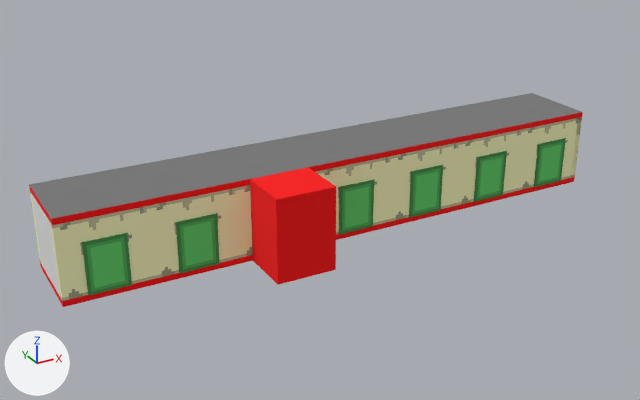
The glTF model sbig2024/models/hallway/apt_hallway.glb: old version first, new version second.
Rendered twice from a 50 mm lens placed at (-14.01, -15.25, 8.05), pointed at (-5.8, -0.32, 0.59). Arrows for +X, +Y and +Z are at lower left; the lights stay in place. Where no turn or scale is listed for an object, it has been applied to the vertices.

Before the edit, the objects in view are built like this:
```python
ob_door_005 = bpy.data.objects.new('door.005', me_mesh_23)
ob_door_005.location = (-5.25, -0.88, 0.53)
ob_door_007 = bpy.data.objects.new('door.007', me_mesh_25)
ob_door_007.location = (-7.0, 0.88, 0.53)
ob_door_008 = bpy.data.objects.new('door.008', me_mesh_26)
ob_door_008.location = (-8.75, -0.88, 0.53)
ob_door_009 = bpy.data.objects.new('door.009', me_mesh_27)
ob_door_009.location = (-10.5, -0.88, 0.53)
ob_door_011 = bpy.data.objects.new('door.011', me_mesh_29)
ob_door_011.location = (0.0, -0.88, 0.53)
ob_doorframe_textured_007 = bpy.data.objects.new('Doorframe_textured.007', me_mesh_9)
ob_doorframe_textured_007.location = (-7.0, -0.81, 0.85)
ob_doorframe_textured_009 = bpy.data.objects.new('Doorframe_textured.009', me_mesh_11)
ob_doorframe_textured_009.location = (-8.75, -0.81, 0.85)
ob_doorframe_textured_011 = bpy.data.objects.new('Doorframe_textured.011', me_mesh_13)
ob_doorframe_textured_011.location = (-10.5, 0.81, 0.85)
ob_wall = bpy.data.objects.new('Wall', me_mesh_39)
ob_wall.location = (-6.44, -0.94, 0.0)
ob_wall_001 = bpy.data.objects.new('Wall.001', me_mesh_40)
ob_wall_001.location = (-7.56, -0.94, 0.0)
ob_wall_002 = bpy.data.objects.new('Wall.002', me_mesh_41)
ob_wall_002.location = (-7.44, -1.94, 0.0)
# also in view: 'Doorframe_textured.003' at (-3.5, -0.81, 0.75); 'Doorframe_textured.005' at (-5.25, -0.81, 0.75); 'Ceiling.001' at (-7.0, -1.44, 1.56); 'Floor' at (-5.25, 0.0, -0.06); 'door.003' at (-3.5, -0.88, 0.53)
```
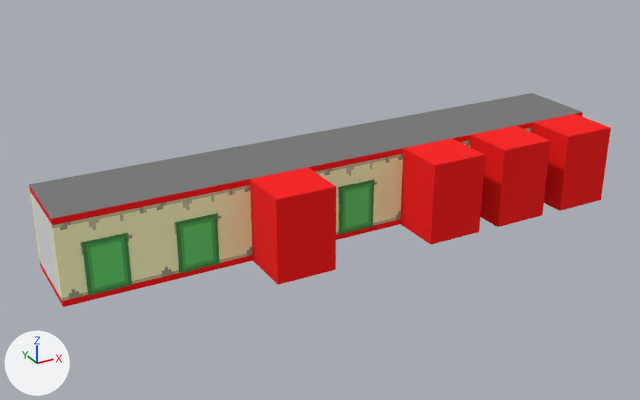
Pixel boxes (x1, y1, x2, y2) of what changed, in the pictures (640 x 400 px):
'Doorframe_textured.009', moved: before (150, 188, 241, 278); after (238, 171, 319, 258)
'door.008', moved: before (176, 213, 220, 273); after (82, 233, 132, 295)
'Doorframe_textured.011', moved: before (30, 192, 41, 262); after (150, 188, 241, 278)
'Doorframe_textured.007', moved: before (238, 171, 319, 258); after (319, 156, 393, 235)
'Wall.011', added: after (436, 162, 480, 238)
'Wall.010', added: after (401, 154, 440, 239)
'Wall.005', added: after (503, 147, 546, 220)
'door.007', moved (not visible before): after (176, 213, 220, 273)
'Wall.008', added: after (564, 134, 606, 205)
'Ceiling.004', added: after (403, 138, 485, 171)
'door.005', moved (not visible afterwards): before (339, 180, 374, 234)
'Wall.004', added: after (470, 140, 509, 222)
'Ceiling.002', added: after (471, 126, 551, 156)
'Wall.007', added: after (532, 128, 572, 206)
'Ceiling.003', added: after (533, 114, 611, 142)
'door.011', deleted: before (534, 138, 566, 187)
'Floor.004', added: after (400, 220, 480, 245)
'Floor.002', added: after (480, 210, 543, 227)
'Wall.009', added: after (475, 160, 485, 228)
'Floor.003', added: after (544, 195, 602, 211)
'Wall.003', added: after (539, 146, 550, 211)
'Wall.006', added: after (598, 133, 610, 196)
'Doorframe_textured.005', unchanged, covered by the edit: before (319, 156, 393, 235); after (391, 154, 403, 221)
'Doorframe_textured.003', unchanged, covered by the edit: before (391, 142, 461, 221); after (461, 140, 470, 147)
'Doorframe_textured.001', unchanged, covered by the edit: before (457, 129, 524, 205); after (525, 127, 533, 132)
'door.009', unchanged, covered by the edit: before (82, 233, 132, 295)

The change, as a diff of the scene's bpy script:
```diff
--- a/sbig2024/models/hallway/apt_hallway.glb.py
+++ b/sbig2024/models/hallway/apt_hallway.glb.py
@@ ob_doorframe_textured_007 @@
 ob_doorframe_textured_007 = bpy.data.objects.new('Doorframe_textured.007', me_mesh_9)
-ob_doorframe_textured_007.location = (-7.0, -0.81, 0.85)
+ob_doorframe_textured_007.location = (-5.25, -0.81, 0.85)
@@ ob_doorframe_textured_009 @@
 ob_doorframe_textured_009 = bpy.data.objects.new('Doorframe_textured.009', me_mesh_11)
-ob_doorframe_textured_009.location = (-8.75, -0.81, 0.85)
+ob_doorframe_textured_009.location = (-7.0, -0.81, 0.85)
@@ ob_doorframe_textured_011 @@
 ob_doorframe_textured_011 = bpy.data.objects.new('Doorframe_textured.011', me_mesh_13)
-ob_doorframe_textured_011.location = (-10.5, 0.81, 0.85)
+ob_doorframe_textured_011.location = (-8.75, -0.81, 0.85)
@@ ob_door_005 @@
 ob_door_005 = bpy.data.objects.new('door.005', me_mesh_23)
-ob_door_005.location = (-5.25, -0.88, 0.53)
+ob_door_005.location = (-7.0, 0.88, 0.53)
@@ ob_door_007 @@
 ob_door_007 = bpy.data.objects.new('door.007', me_mesh_25)
-ob_door_007.location = (-7.0, 0.88, 0.53)
+ob_door_007.location = (-8.75, -0.88, 0.53)
@@ ob_door_008 @@
 ob_door_008 = bpy.data.objects.new('door.008', me_mesh_26)
-ob_door_008.location = (-8.75, -0.88, 0.53)
+ob_door_008.location = (-10.5, -0.88, 0.53)
@@ ob_door_011 @@
-ob_door_011 = bpy.data.objects.new('door.011', me_mesh_29)
@@ ob_wall_011 @@
+ob_wall_011 = bpy.data.objects.new('Wall.011', me_mesh_41.copy())  # the mesh of ob_wall_002
+ob_wall_011.location = (-3.94, -1.94, 0.0)
@@ ob_wall_010 @@
+ob_wall_010 = bpy.data.objects.new('Wall.010', me_mesh_40.copy())  # the mesh of ob_wall_001
+ob_wall_010.location = (-4.06, -0.94, 0.0)
@@ ob_wall_009 @@
+ob_wall_009 = bpy.data.objects.new('Wall.009', me_mesh_39.copy())  # the mesh of ob_wall
+ob_wall_009.location = (-2.94, -0.94, 0.0)
@@ ob_ceiling_004 @@
+ob_ceiling_004 = bpy.data.objects.new('Ceiling.004', me_mesh_38.copy())  # the mesh of ob_ceiling_001
+ob_ceiling_004.location = (-3.5, -1.44, 1.5)
@@ ob_floor_004 @@
+ob_floor_004 = bpy.data.objects.new('Floor.004', me_mesh_37.copy())  # the mesh of ob_floor_001
+ob_floor_004.location = (-3.5, -1.44, -0.12)
@@ ob_wall_008 @@
+ob_wall_008 = bpy.data.objects.new('Wall.008', me_mesh_41.copy())  # the mesh of ob_wall_002
+ob_wall_008.location = (-0.44, -1.94, 0.0)
@@ ob_wall_007 @@
+ob_wall_007 = bpy.data.objects.new('Wall.007', me_mesh_40.copy())  # the mesh of ob_wall_001
+ob_wall_007.location = (-0.56, -0.94, 0.0)
@@ ob_wall_006 @@
+ob_wall_006 = bpy.data.objects.new('Wall.006', me_mesh_39.copy())  # the mesh of ob_wall
+ob_wall_006.location = (0.56, -0.94, 0.0)
@@ ob_ceiling_003 @@
+ob_ceiling_003 = bpy.data.objects.new('Ceiling.003', me_mesh_38.copy())  # the mesh of ob_ceiling_001
+ob_ceiling_003.location = (0.0, -1.44, 1.5)
@@ ob_floor_003 @@
+ob_floor_003 = bpy.data.objects.new('Floor.003', me_mesh_37.copy())  # the mesh of ob_floor_001
+ob_floor_003.location = (0.0, -1.44, -0.12)
@@ ob_wall_005 @@
+ob_wall_005 = bpy.data.objects.new('Wall.005', me_mesh_41.copy())  # the mesh of ob_wall_002
+ob_wall_005.location = (-2.19, -1.94, 0.0)
@@ ob_wall_004 @@
+ob_wall_004 = bpy.data.objects.new('Wall.004', me_mesh_40.copy())  # the mesh of ob_wall_001
+ob_wall_004.location = (-2.31, -0.94, 0.0)
@@ ob_wall_003 @@
+ob_wall_003 = bpy.data.objects.new('Wall.003', me_mesh_39.copy())  # the mesh of ob_wall
+ob_wall_003.location = (-1.19, -0.94, 0.0)
@@ ob_ceiling_002 @@
+ob_ceiling_002 = bpy.data.objects.new('Ceiling.002', me_mesh_38.copy())  # the mesh of ob_ceiling_001
+ob_ceiling_002.location = (-1.75, -1.44, 1.5)
@@ ob_floor_002 @@
+ob_floor_002 = bpy.data.objects.new('Floor.002', me_mesh_37.copy())  # the mesh of ob_floor_001
+ob_floor_002.location = (-1.75, -1.44, -0.12)
```
